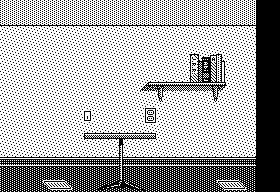
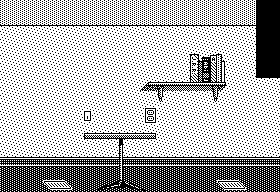
Layers edited between the first and the second 280×192 image:
painted on "background" over box(256, 78, 280, 192)
